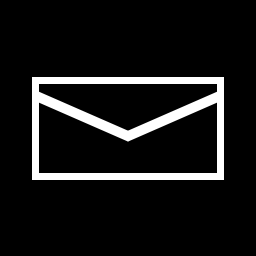
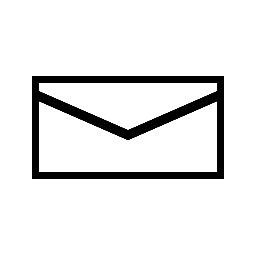
Comparing the layer stacks of the two 256 × 256 images. Changes:
renamed "Rectangle 2" to "envelop black", painted on it over [32, 77, 224, 179]
renamed "Shape 1" to "envelope white", hid it, painted on it over [32, 77, 224, 179]
renamed "Layer 1" to "black bg", hid it over [0, 0, 256, 256]
